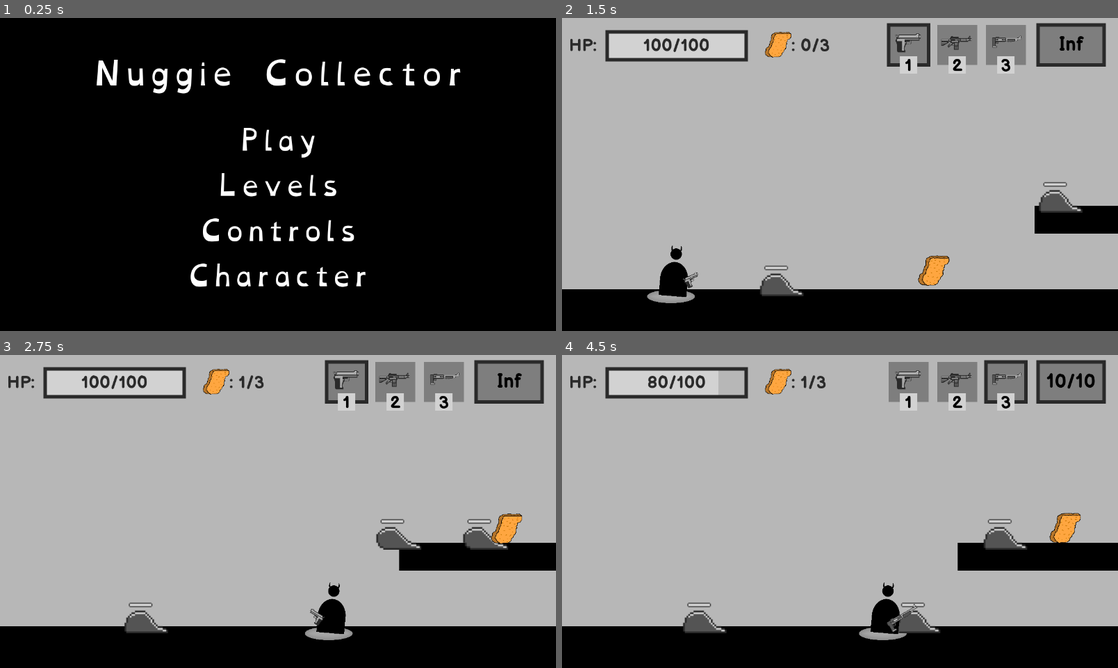
Above: before the commit, frames 1-4 (two rows, left to right).
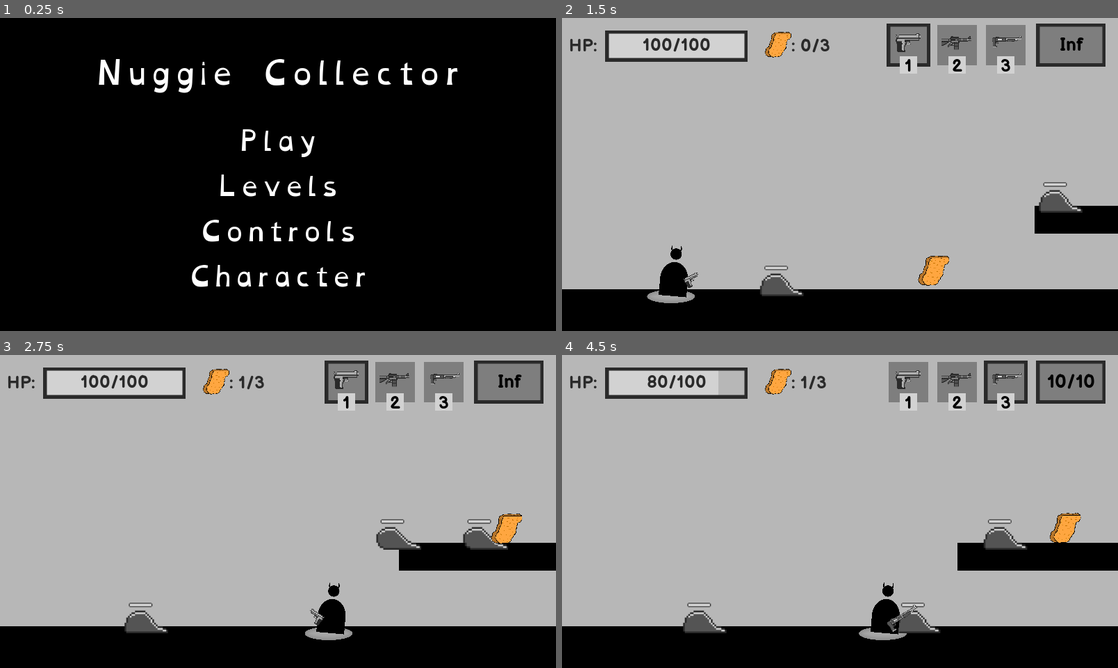
Above: after the commit, the same moments.

Repository: BesterCoder/nuggie-collector
Game: Godot game, scene res://menus/main/MainMenu.tscn
Same seed, same stepped clock (60 frames per second), same inputs: the game is played once before the commit and once after it. Sound files missing from this copy of the repository are replaced by a short silence.
Inputs (mouse positions are in pixels of both pictures, inside the frame that each line leads up to):
- Up to frame 1 (0.25 s): no input
- Up to frame 2 (1.5 s): click "Play" at 0.5 s; move the mouse to (962, 158) at 1.27 s; hold D (move_right) from 1.28 s (still down); hold E (interact) from 1.28 s (still down)
- Up to frame 3 (2.75 s): keep holding D (move_right); tap W (jump) at 1.52, 2.27 s; move the mouse to (166, 527) at 2.02 s; release E (interact) at 2.03 s; click (166, 527) at 2.1 s
- Up to frame 4 (4.5 s): move the mouse to (895, 442) at 2.77 s; release D (move_right) at 2.78 s; hold A (move_left) 2.78-3.53 s; tap 1 (select_pistol) at 2.85 s; move the mouse to (812, 574) at 3.52 s; hold D (move_right) from 3.53 s (still down); tap 2 (select_rifle) at 3.6 s; tap W (jump) at 3.77 s; move the mouse to (1006, 558) at 4.27 s; tap 3 (select_shotgun) at 4.35 s

The runs differ from the first frame. In frame 1, 2.1% of the frame differs, in the area x 17-83%, y 13-86%; in frame 2, 0.9%; in frame 3, 0.8%; in frame 4, 0.9%.

Commit message:
Refined window stetch behavior

Diff:
--- a/project.godot
+++ b/project.godot
@@ -47,6 +47,9 @@
 
 window/size/width=1280
 window/size/height=720
+window/size/resizable=false
+window/stretch/mode="2d"
+window/stretch/aspect="keep"
 
 [input]
 
